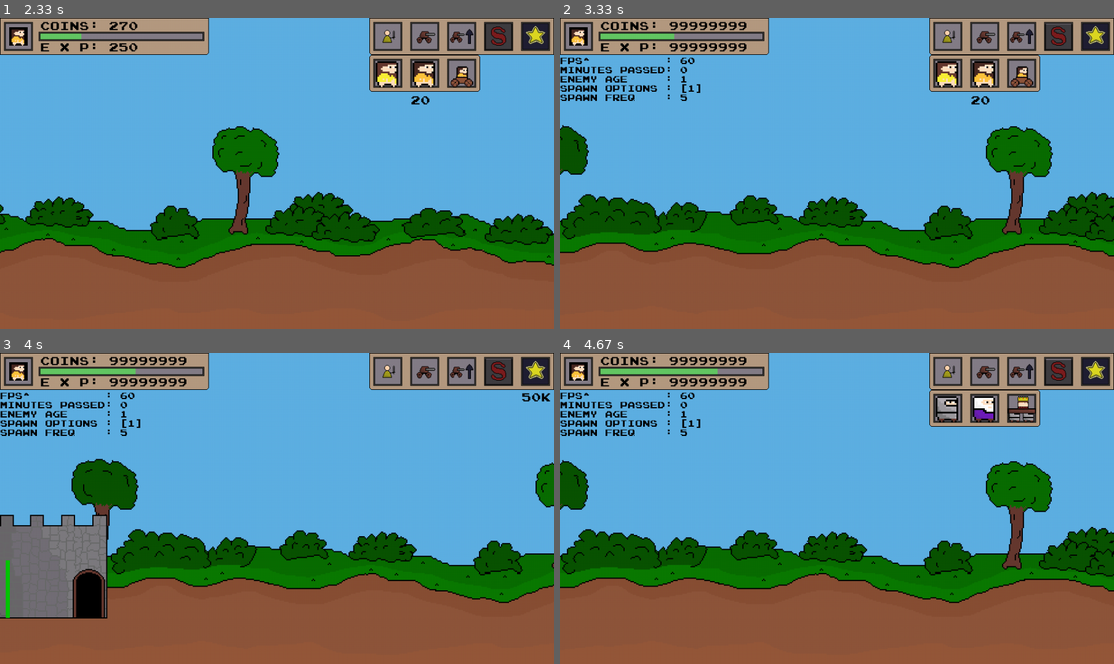
Above: before the commit, frames 1-4 (two rows, left to right).
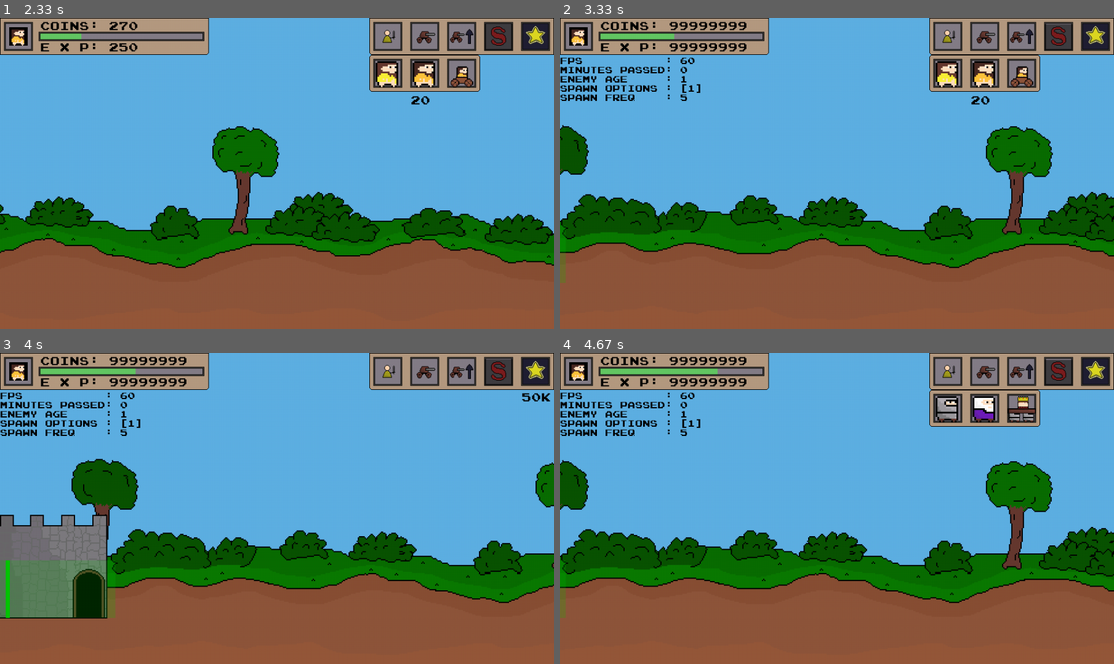
Above: after the commit, the same moments.

Repository: de-dust-enjoyer/age_of_pixel_pygame
Game: pygame game, started from main.py
Two runs of this game, one before a commit and one after it. Both use one fixed random seed, a clock stepped at 60 frames per second and the inputs below.
Inputs (mouse positions are in pixels of both pictures, inside the frame that each line leads up to):
- Up to frame 1 (2.33 s): click (426, 36) at 0.38 s; click (387, 36) at 0.72 s; click (426, 73) at 1.05 s; hold Right 1.33-1.8 s; tap 1 at 1.48 s; hold Right 1.83-2.3 s
- Up to frame 2 (3.33 s): tap Tab at 2.33 s; hold Left 2.67-3.2 s; tap 1 at 2.82 s; hold Left from 3.23 s (still down)
- Up to frame 3 (4 s): tap 2 at 3.38 s; release Left at 3.63 s; click (537, 371) at 3.72 s
- Up to frame 4 (4.67 s): click (947, 371) at 4.05 s; hold Right from 4.33 s (still down); tap 2 at 4.48 s

Frame 1 is identical in both runs. In frame 2, 0.1% of the frame differs, in the area x 0-6%, y 12-86%; in frame 3, 2.2%, in the area x 0-21%, y 12-86%; in frame 4, 0.1%.

Commit message:
done some balancing

Diff:
--- a/main.py
+++ b/main.py
@@ -148,6 +148,10 @@
 		self.enemy_module_pos1_t3 = (1850 + self.camera_offset_x, 0)
 		self.enemy_module_pos2_t3 = (1850 + self.camera_offset_x, 0)
 		self.enemy_module_pos3_t3 = (1850 + self.camera_offset_x, 0)
+
+		#	base collision rect to controll spawns
+		self.base_rect_friendly = pygame.Rect(0 + self.camera_offset_x, self.FLOOR_LEVEL - 100, 200, 100)
+		self.base_rect_enemy = pygame.Rect(1920 - 200 + self.camera_offset_x, self.FLOOR_LEVEL - 100, 200, 100)
 
 		# player and enemys money
 		self.friendly_money = 300
@@ -499,11 +503,13 @@
 		# render ui at last pos to keep it in foreground!!
 		self.draw_ui()
 		if self.dev_mode:
-			self.render_text(f"FPS^          : {round(self.clock.get_fps())}", self.font_16, "black", (0,64))
+			self.render_text(f"FPS           : {round(self.clock.get_fps())}", self.font_16, "black", (0,64))
 			self.render_text(f"MINUTES PASSED: {self.minutes_passed}", self.font_16, "black", (0,80))
 			self.render_text(f"ENEMY AGE     : {self.enemy_age}", self.font_16, "black", (0,96))
 			self.render_text(f"SPAWN OPTIONS : {self.spawn_options}", self.font_16, "black", (0,112))
 			self.render_text(f"SPAWN FREQ    : {round(self.enemy_spawn_timer_goal / 60)}", self.font_16, "black", (0,128))
+			self.draw_transparent_rect(self.base_rect_friendly.size, (0,200,0), 50, self.base_rect_friendly.topleft)
+			self.draw_transparent_rect(self.base_rect_enemy.size, (200,0,0), 50, self.base_rect_enemy.topleft)
 
 
 		# update the frame
@@ -1386,6 +1392,12 @@
 		self.enemy_module_pos1_t3 = (1872 + self.camera_offset_x, 270)
 		self.enemy_module_pos2_t3 = (1872 + self.camera_offset_x, 270-64)
 		self.enemy_module_pos3_t3 = (1872 + self.camera_offset_x, 270-128)
+
+		self.base_rect_friendly.x = 0 + self.camera_offset_x
+		self.base_rect_enemy.x = 1920 - 200 + self.camera_offset_x
+
+
+
 
 
 
@@ -2204,7 +2216,7 @@
 		self.ranged = unit_info.is_unit_ranged[self.id]
 		self.cost = unit_info.unit_cost[self.id]
 		self.exp_value = unit_info.unit_cost[self.id]
-		self.kill_value = unit_info.unit_cost[self.id] / 2
+		self.kill_value = unit_info.unit_cost[self.id]
 		self.health = unit_info.unit_health[self.id]
 		self.damage = unit_info.unit_damage[self.id]
 		self.animation_frames = unit_info.animation_frames[self.id]
@@ -3621,11 +3633,10 @@
 
 	def shoot(self):
 		for plane in game.planes:
-			if plane.x_pos  >= 200 + game.camera_offset_x:
-				plane.shoottimer += 1
-				if plane.shoottimer == plane.shoottimer_goal:
-					plane.shoottimer = 0
-					bullet.spawn(plane.rect.center)
+			plane.shoottimer += 1
+			if plane.shoottimer == plane.shoottimer_goal:
+				plane.shoottimer = 0
+				bullet.spawn(plane.rect.center)
 
 	def move(self):
 		for plane in game.planes:
